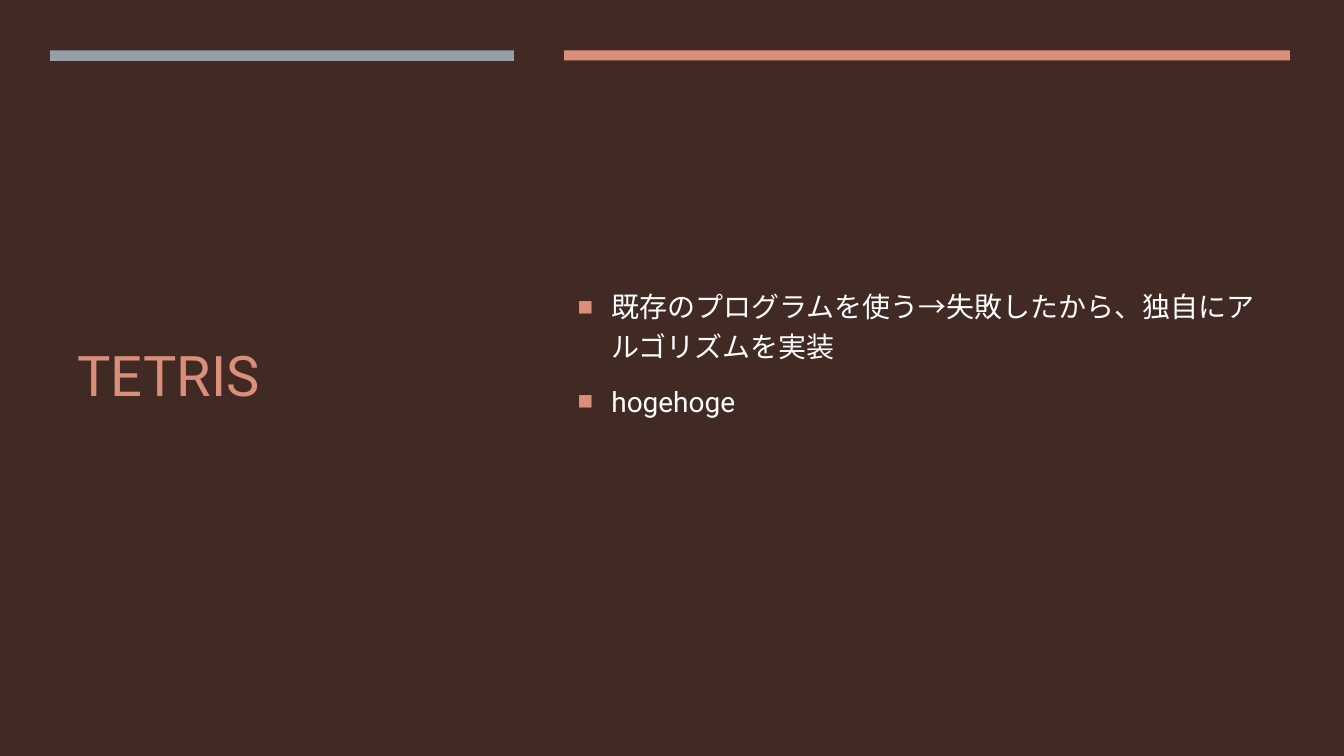
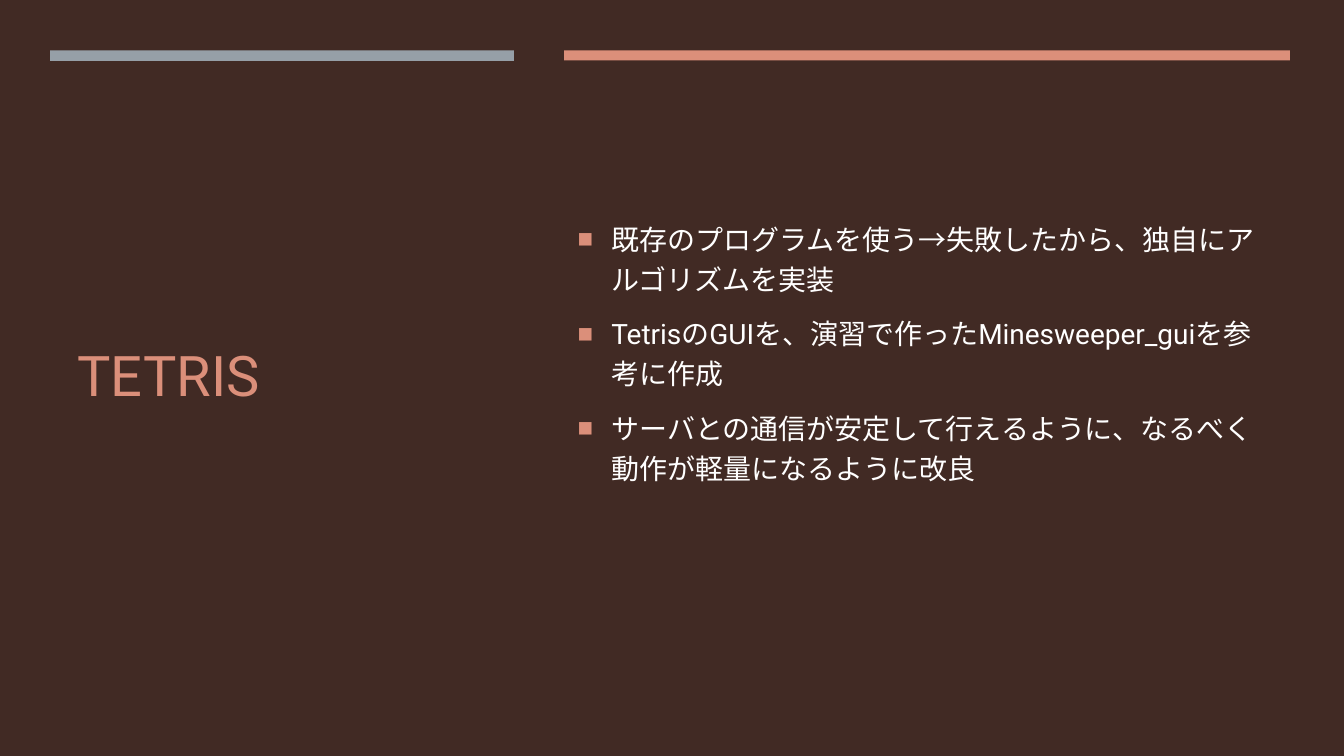
Before and after one commit to wakame-tech/vendredi-noir, a slide deck: slide 7 of PR.pptx. Drawn at 1344x756 pixels with LibreOffice and Linux fonts; fonts in the diff are those of the drawing. Boxes give left, top, right and bottom in pixels: in the first picture for what was removed or moved away, otherwise in the second. Text is boxed around its words. In the diff, an @@ line names an element or a change of style, - is before the commit and + after.

```diff
--- a/PR.pptx
+++ b/PR.pptx
@@ text at [611,320,1252,482]: text changed @@
-■ hogehoge
+■ TetrisのGUIを、演習で作ったMinesweeper_guiを参考に作成
+■ サーバとの通信が安定して行えるように、なるべく動作が軽量になるように改良
```
Also in this commit, not shown: 3 other slides changed, 1 other file.
